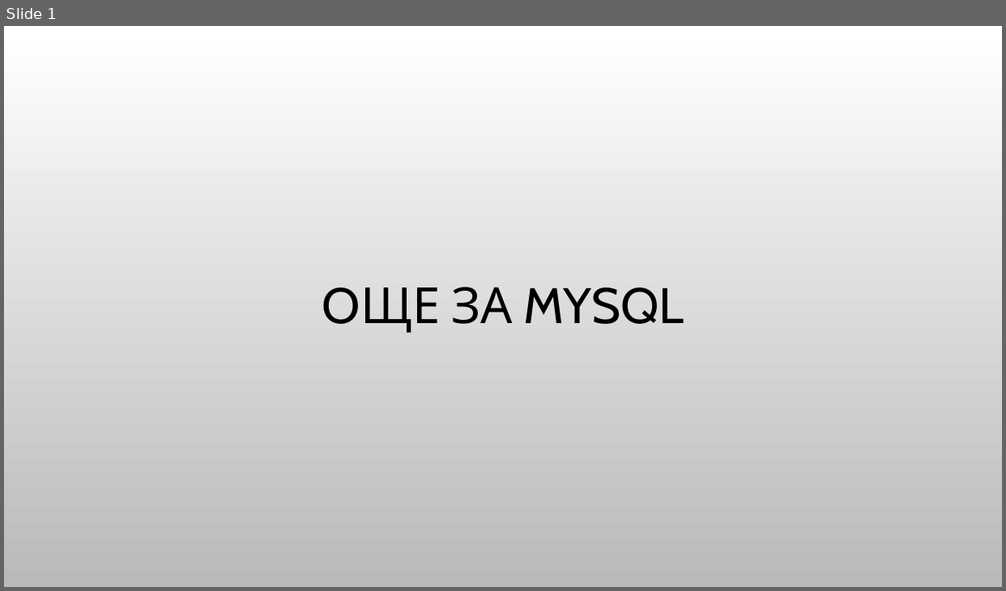
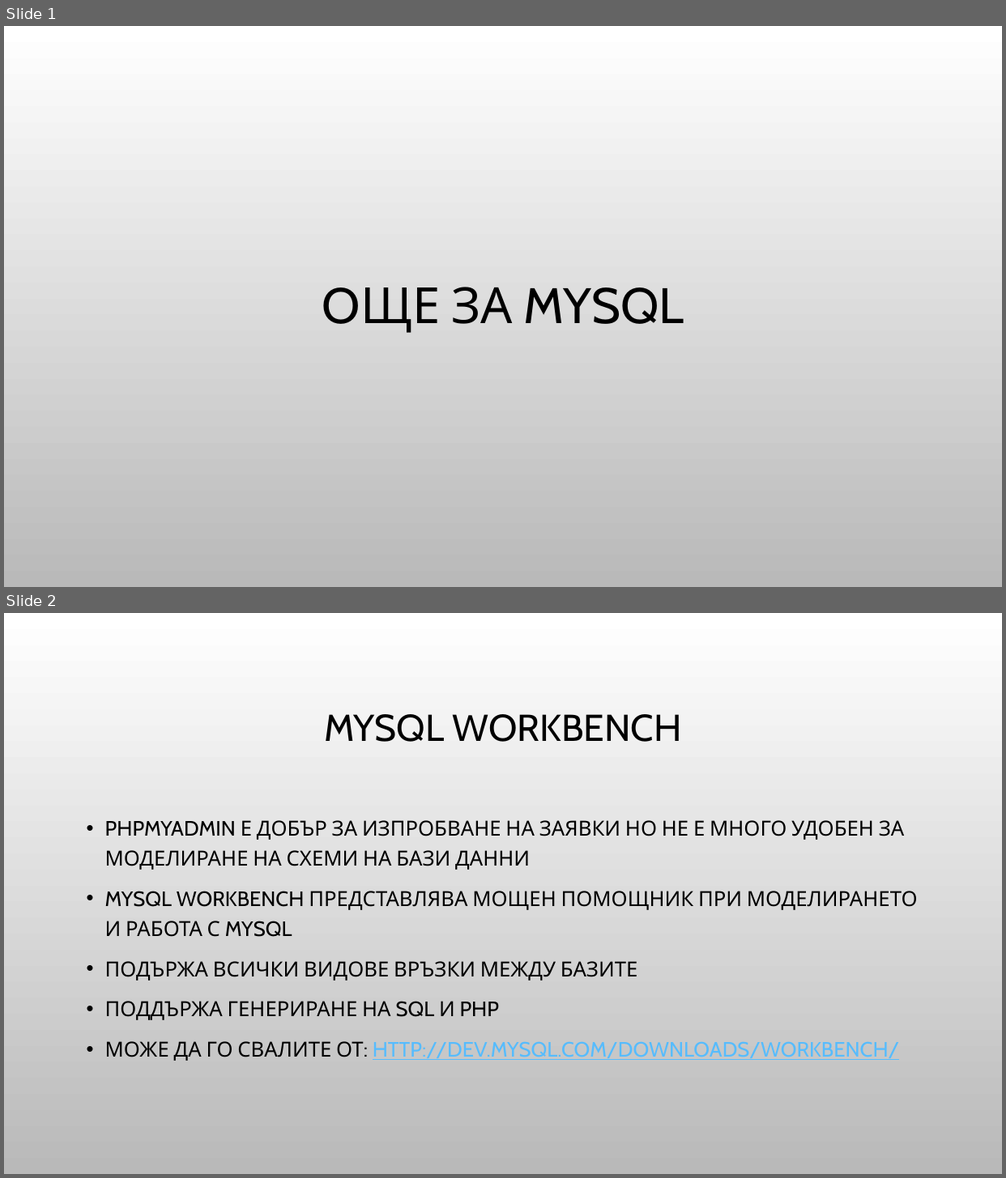
Before and after one commit to Bilyukov/php-mysql-course, a slide deck: 10.advanced-mysql.pptx. Shown one above the other, each under a label of ours: slide 1 before the commit, slides 1 and 2 after it. The pictures are 1006x591 and 1006x1178 pixels, drawn with LibreOffice and Linux fonts; fonts in the diff are those of the drawing; background and template pictures are left out. Boxes give left, top, right and bottom in pixels: in the first picture for what was removed or moved away, otherwise in the second. Text is boxed around its words. In the diff, an @@ line names an element or a change of style, - is before the commit and + after.

Commit message:
Added advanced mysql lection and examples

```diff
--- a/10.advanced-mysql.pptx
+++ b/10.advanced-mysql.pptx
@@ slide 2 added at box(4, 613, 1002, 1174), background picture (left out) @@
@@ title added at box(324, 714, 682, 742), 36 pt, text #000000 @@
+MYSQL WORKBENCH
@@ text added at box(105, 820, 918, 1061), 20 pt, text #000000 @@
+• PHPMYADMIN Е ДОБЪР ЗА ИЗПРОБВАНЕ НА ЗАЯВКИ НО НЕ Е МНОГО УДОБЕН ЗА МОДЕЛИРАНЕ НА СХЕМИ НА БАЗИ ДАННИ
+• MYSQL WORKBENCH ПРЕДСТАВЛЯВА МОЩЕН ПОМОЩНИК ПРИ МОДЕЛИРАНЕТО И РАБОТА С MYSQL
+• ПОДЪРЖА ВСИЧКИ ВИДОВЕ ВРЪЗКИ МЕЖДУ БАЗИТЕ
+• ПОДДЪРЖА ГЕНЕРИРАНЕ НА SQL И PHP
+• МОЖЕ ДА ГО СВАЛИТЕ ОТ: HTTP://DEV.MYSQL.COM/DOWNLOADS/WORKBENCH/
```
Also in this commit, not shown: 19 other slides added, 2 slides removed, 15 other files.
